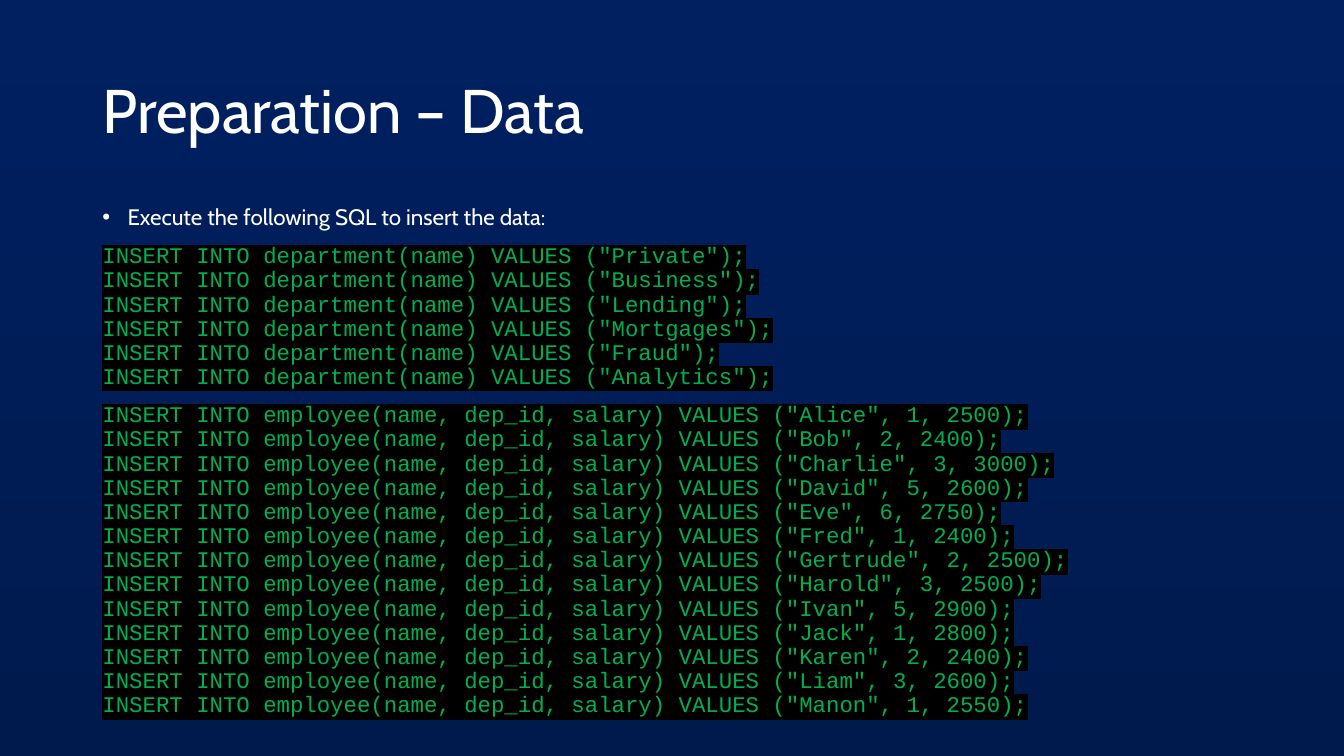
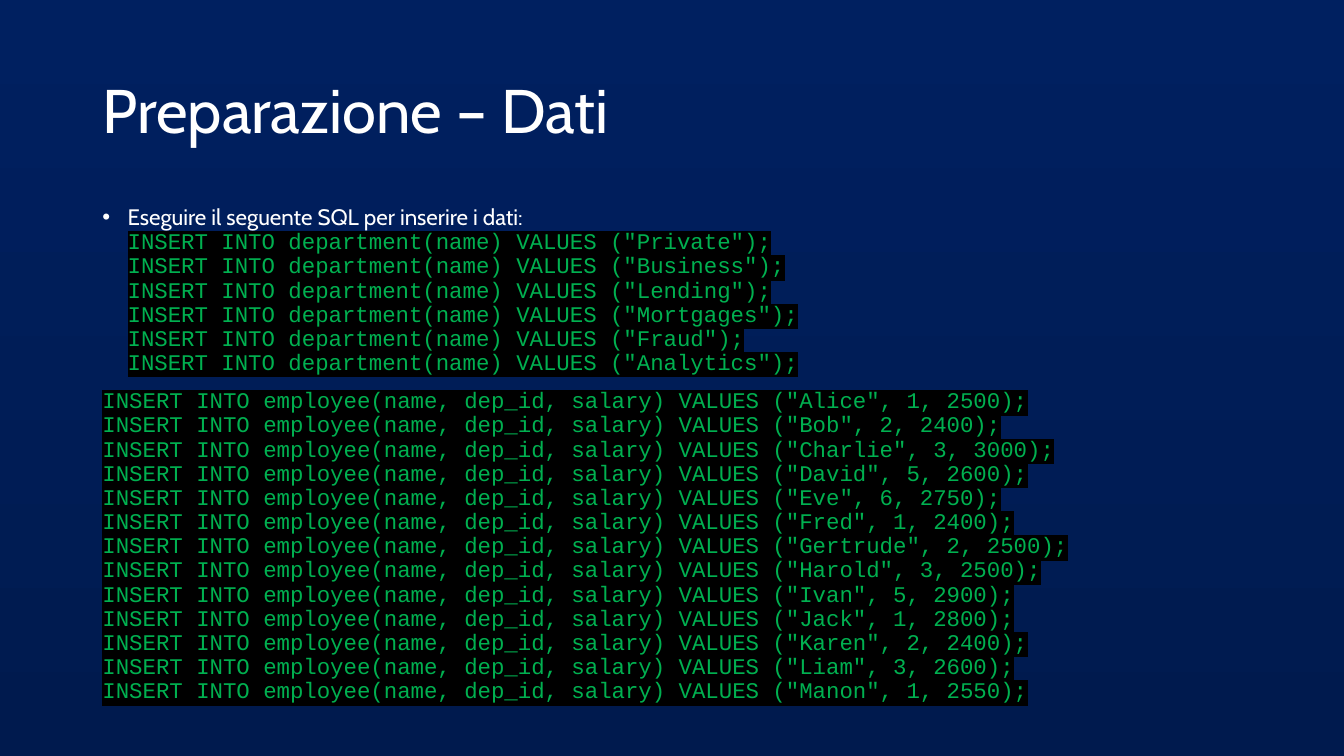
Before and after one commit to AlessandroS94/corso_21122022, a slide deck: slide 25 of Day 4/slide/Spring JDBC.pptx. Drawn at 1344x756 pixels with LibreOffice and Linux fonts; fonts in the diff are those of the drawing. Boxes give left, top, right and bottom in pixels: in the first picture for what was removed or moved away, otherwise in the second. Text is boxed around its words. In the diff, an @@ line names an element or a change of style, - is before the commit and + after.

```diff
--- a/Day 4/slide/Spring JDBC.pptx
+++ b/Day 4/slide/Spring JDBC.pptx
@@ title at bbox=[102, 90, 608, 147]: text changed @@
-Preparation – Data
+Preparazione – Dati
@@ text at bbox=[128, 208, 798, 375]: text changed @@
-• Execute the following SQL to insert the data:
-INSERT INTO department(name) VALUES ("Private");
-INSERT INTO department(name) VALUES ("Business");
-INSERT INTO department(name) VALUES ("Lending");
-INSERT INTO department(name) VALUES ("Mortgages");
-INSERT INTO department(name) VALUES ("Fraud");
-INSERT INTO department(name) VALUES ("Analytics");
+• Eseguire il seguente SQL per inserire i dati:
+  INSERT INTO department(name) VALUES ("Private");
+  INSERT INTO department(name) VALUES ("Business");
+  INSERT INTO department(name) VALUES ("Lending");
+  INSERT INTO department(name) VALUES ("Mortgages");
+  INSERT INTO department(name) VALUES ("Fraud");
+  INSERT INTO department(name) VALUES ("Analytics");
```
Also in this commit, not shown: 24 other slides changed, 7 other files.
